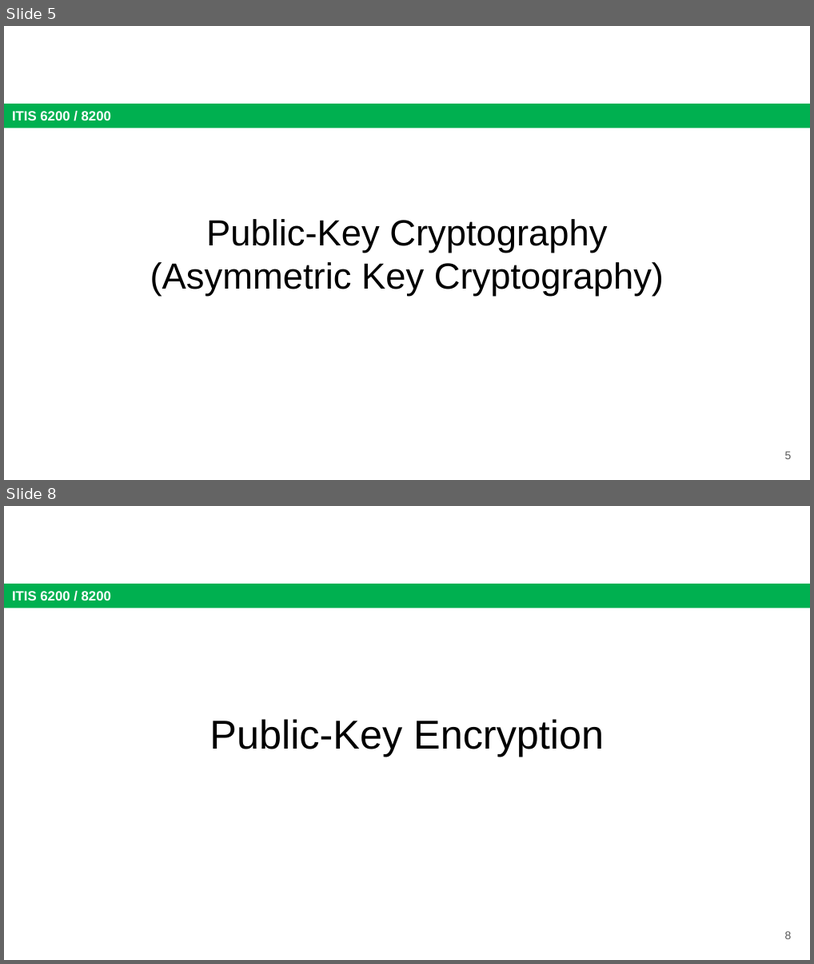
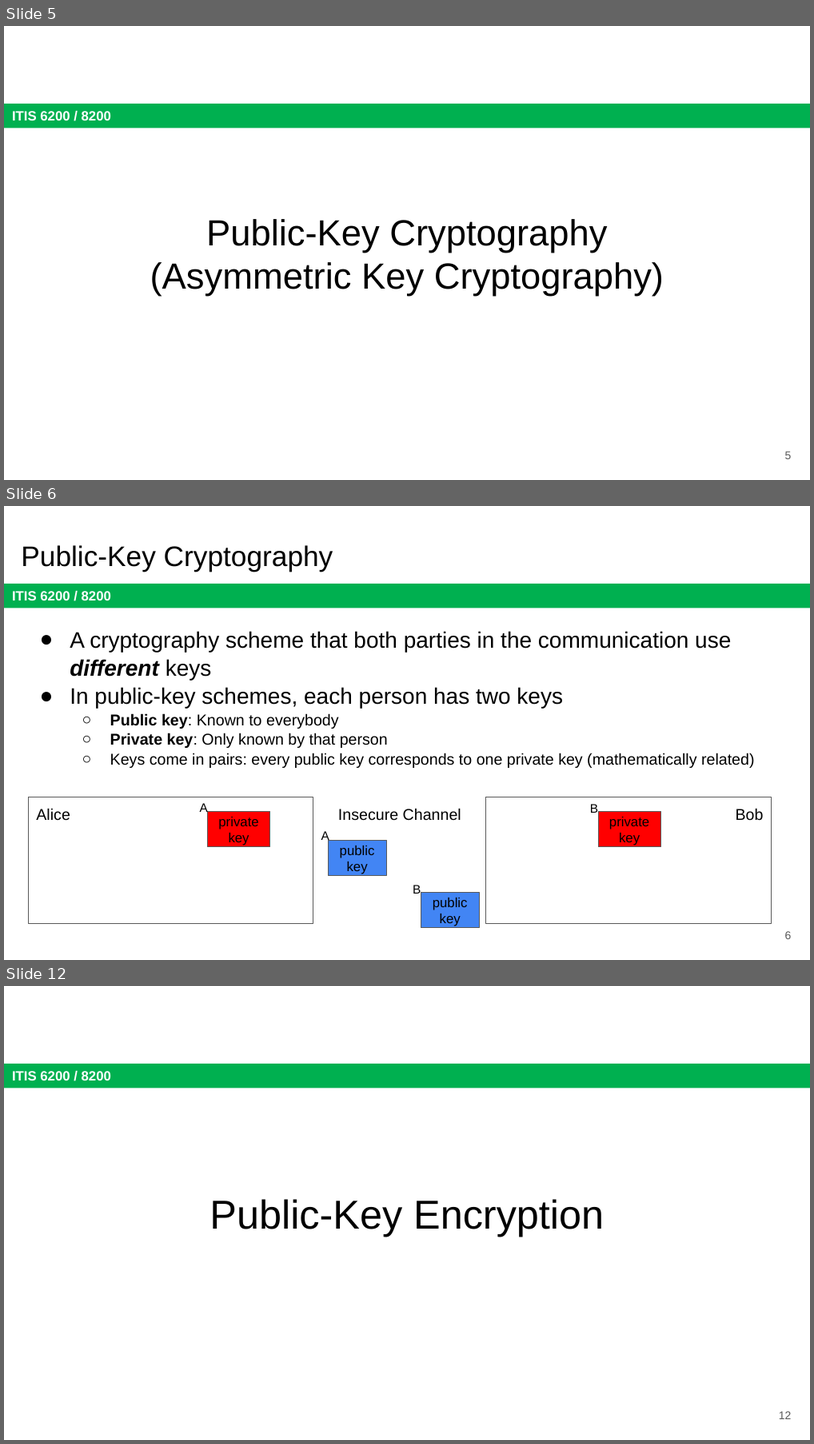
Before and after one commit to jx5c/github.io, a slide deck: teaching/ITIS6200/2023fa/lectures/lec06.pptx. Shown one above the other, each under a label of ours: slides 5 and 8 before the commit, slides 5, 6 and 12 after it; the slides between them are not shown. The pictures are 814x964 and 814x1444 pixels, drawn with LibreOffice and Linux fonts; fonts in the diff are those of the drawing. Boxes give left, top, right and bottom in pixels: in the first picture for what was removed or moved away, otherwise in the second. Text is boxed around its words. In the diff, an @@ line names an element or a change of style, - is before the commit and + after.

```diff
--- a/teaching/ITIS6200/2023fa/lectures/lec06.pptx
+++ b/teaching/ITIS6200/2023fa/lectures/lec06.pptx
@@ slide 6 added at [4,506,810,960], background #FFFFFF; not listed: 1 template element that a slide beside it also shows @@
@@ title added at [21,545,334,571], 25.2 pt, text #000000 @@
+Public-Key Cryptography
@@ text added at [70,631,755,768], 14 pt, text #000000 @@
+● A cryptography scheme that both parties in the communication use different keys
+● In public-key schemes, each person has two keys
+  ○ Public key: Known to everybody
+  ○ Private key: Only known by that person
+  ○ Keys come in pairs: every public key corresponds to one private key (mathematically related)
@@ rectangle added at [28,796,314,923], outline #595959 0.75 pt @@
@@ text added at [36,808,70,820], 14 pt, text #000000 @@
+Alice
@@ text added at [200,803,208,814], 11 pt, text #000000 @@
+A
@@ rectangle added at [208,811,270,846], fill #FF0000, outline #595959 0.75 pt, 12 pt, text #000000 @@
+private key
@@ text added at [338,808,462,820], 14 pt, text #000000 @@
+Insecure Channel
@@ rectangle added at [486,796,772,923], outline #595959 0.75 pt @@
@@ text added at [590,804,598,812], 11 pt, text #000000 @@
+B
@@ rectangle added at [598,811,661,846], fill #FF0000, outline #595959 0.75 pt, 12 pt, text #000000 @@
+private key
@@ text added at [736,808,764,820], 14 pt, text #000000 @@
+Bob
@@ text added at [322,831,330,843], 11 pt, text #000000 @@
+A
@@ rectangle added at [328,840,386,876], fill #4285F4, outline #595959 0.75 pt, 12 pt, text #000000 @@
+public key
@@ text added at [413,884,421,893], 11 pt, text #000000 @@
+B
@@ rectangle added at [421,892,479,928], fill #4285F4, outline #595959 0.75 pt, 12 pt, text #000000 @@
+public key
@@ page number added at [786,931,792,939], 10 pt, text #595959 @@
+6
@@ what was slide 8 is now slide 12 @@
@@ page number at [779,1411,792,1419]: text changed @@
-8
+12
```
Also in this commit, not shown: 14 slides changed, 4 other slides added, 3 slides removed, 3 other files.
